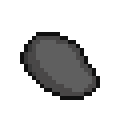
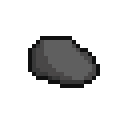
Layered file, before and after one edit (128×128). Changes by layer:
painted on "NeckPads" over (20, 32, 100, 100)
